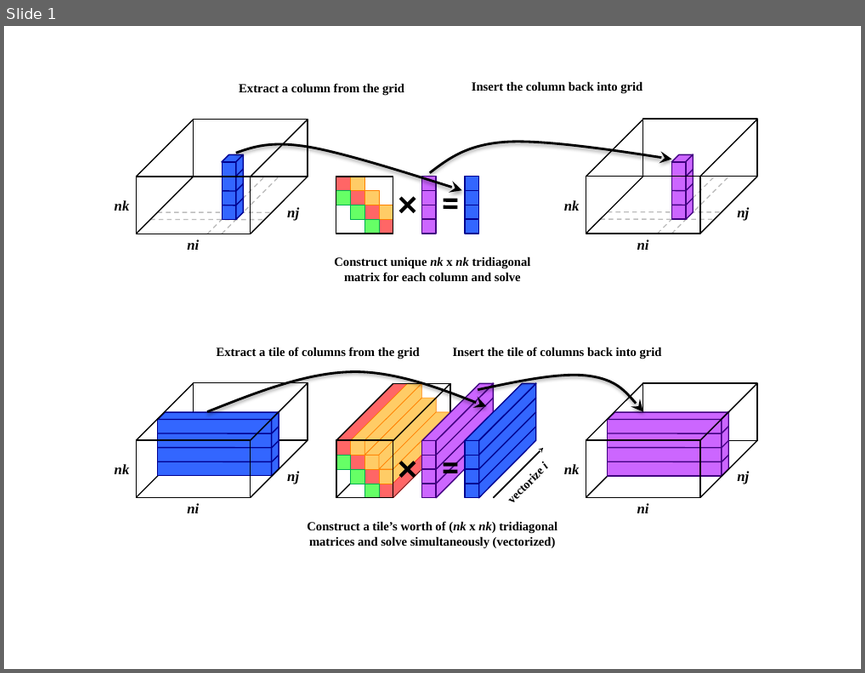
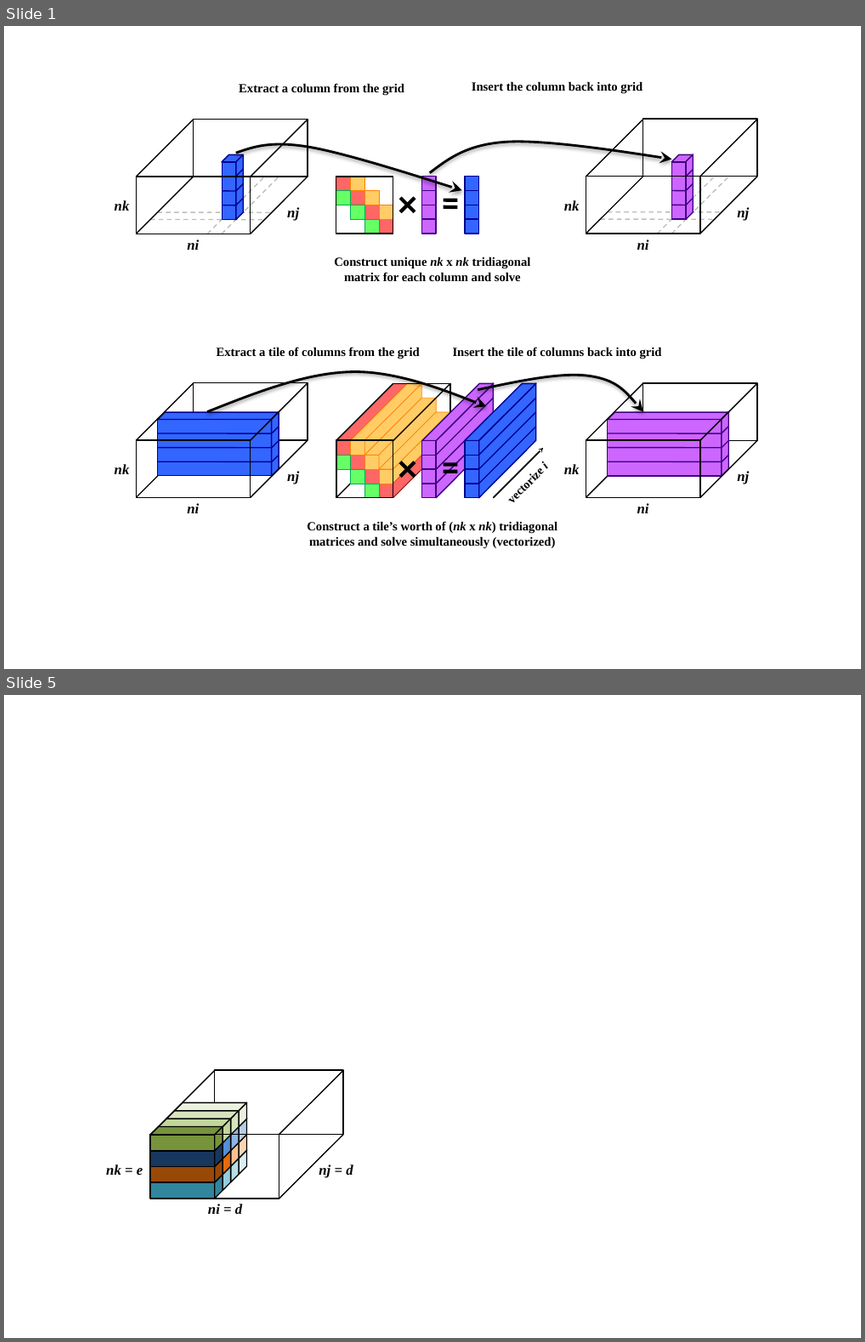
Before and after one commit to drhansj/ssta_paper_pdsec_2017, a slide deck: figures/diagrams_master.pptx. Shown one above the other, each under a label of ours: slide 1 before the commit, slides 1 and 5 after it; the slides between them are not shown. The pictures are 865x673 and 865x1342 pixels, drawn with LibreOffice and Linux fonts; fonts in the diff are those of the drawing. Boxes give left, top, right and bottom in pixels: in the first picture for what was removed or moved away, otherwise in the second. Text is boxed around its words. In the diff, an @@ line names an element or a change of style, - is before the commit and + after.

```diff
--- a/figures/diagrams_master.pptx
+++ b/figures/diagrams_master.pptx
@@ slide 5 added at (4,695,861,1338), background #FFFFFF @@
@@ group added at (150,1069,343,1199): 32 parallelograms, 18 rectangles, 4 lines @@
@@ text added at (106,1164,143,1174), 12 pt, text #000000, bold, italic @@
+nk = e
@@ text added at (318,1164,352,1178), 12 pt, text #000000, bold, italic @@
+nj = d
@@ text added at (208,1203,242,1213), 12 pt, text #000000, bold, italic @@
+ni = d
```
Also in this commit, not shown: 1 slide changed, 3 other slides added, 5 other files.
